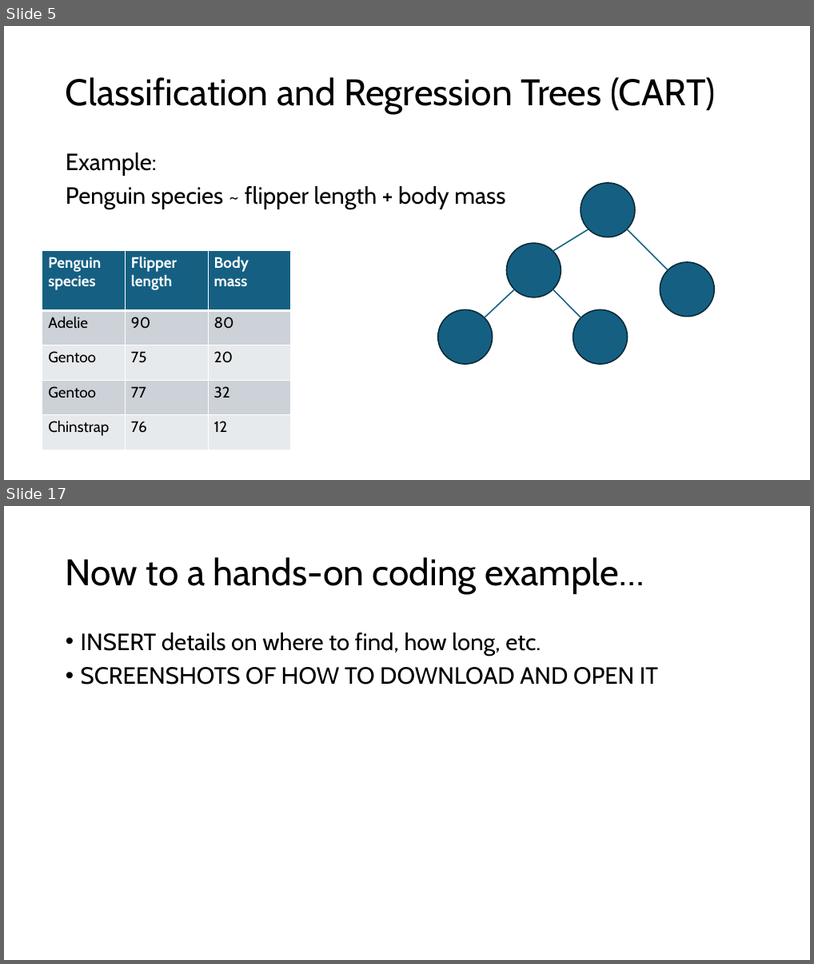
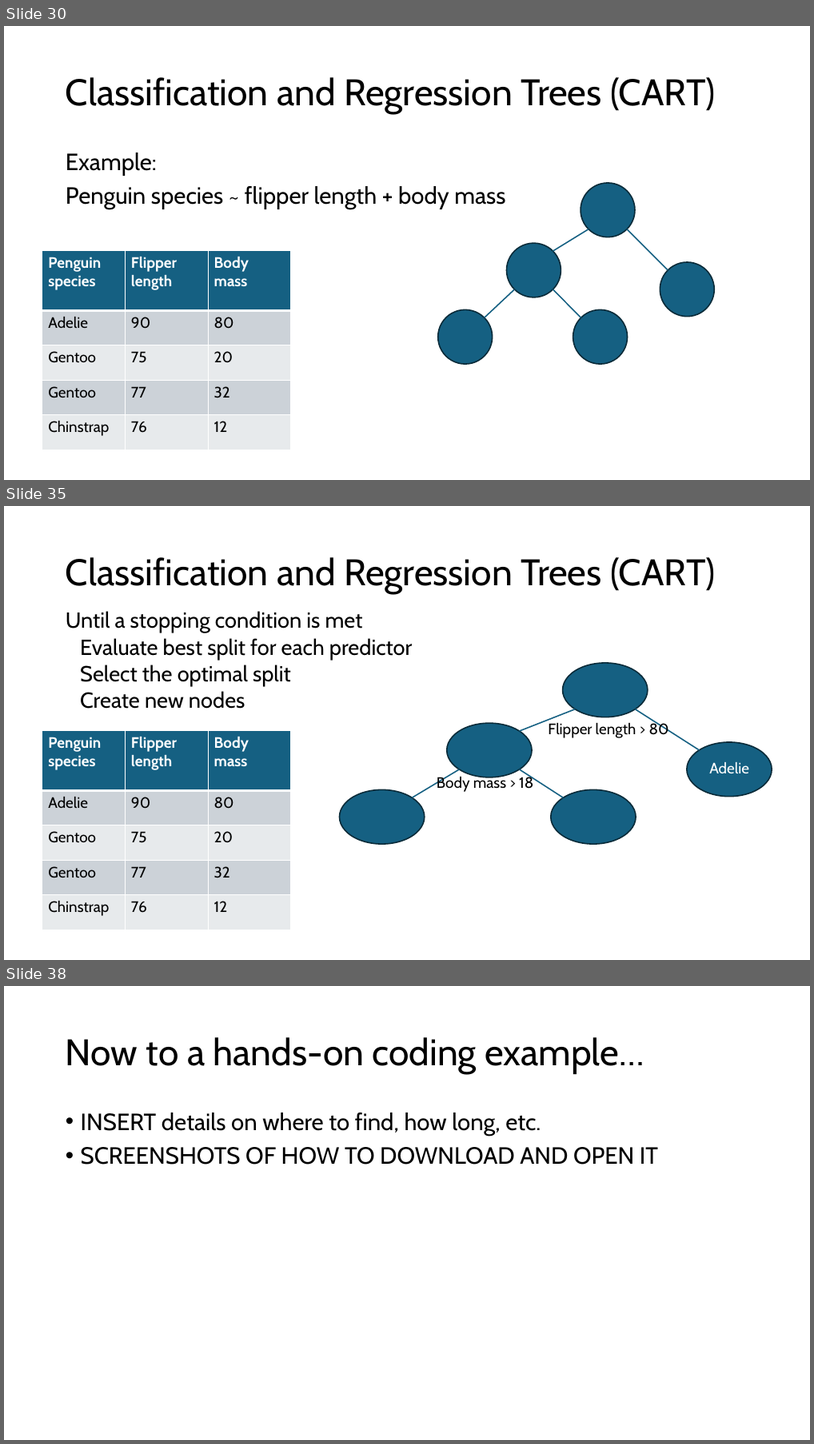
Before and after one commit to grantvagle/ml_methods_workshop, a slide deck: slides/02_model_eval_cv.pptx. Shown one above the other, each under a label of ours: slides 5 and 17 before the commit, slides 30, 35 and 38 after it; the slides between them are not shown. The pictures are 814x964 and 814x1444 pixels, drawn with LibreOffice and Linux fonts; fonts in the diff are those of the drawing. Boxes give left, top, right and bottom in pixels: in the first picture for what was removed or moved away, otherwise in the second. Text is boxed around its words. In the diff, an @@ line names an element or a change of style, - is before the commit and + after.

```diff
--- a/slides/02_model_eval_cv.pptx
+++ b/slides/02_model_eval_cv.pptx
@@ slide 35 added at bbox=[4, 506, 810, 960], background #FFFFFF @@
@@ title added at bbox=[66, 557, 716, 594], 44 pt, text #000000 @@
+Classification and Regression Trees (CART)
@@ text added at bbox=[66, 611, 412, 708], 25.9 pt, text #000000 @@
+Until a stopping condition is met
+Evaluate best split for each predictor
+Select the optimal split
+Create new nodes
@@ text added at bbox=[548, 721, 670, 738], 18 pt, text #000000 @@
+Flipper length > 80
@@ table added at bbox=[42, 731, 290, 929], 5 rows, 3 columns @@
+Penguin species | Flipper length | Body mass
+Adelie | 90 | 80
+Gentoo | 75 | 20
+Gentoo | 77 | 32
+Chinstrap | 76 | 12
@@ group added at bbox=[340, 663, 773, 844]: 5 ellipses, 4 lines @@
@@ text added at bbox=[710, 762, 750, 773], 18 pt, text #FFFFFF @@
+Adelie
@@ text added at bbox=[437, 775, 534, 792], 18 pt, text #000000 @@
+Body mass > 18
@@ what was slide 5 is now slide 30 @@
@@ what was slide 17 is now slide 38 @@
```
Also in this commit, not shown: 4 slides changed, 23 other slides added, 3 slides removed.
